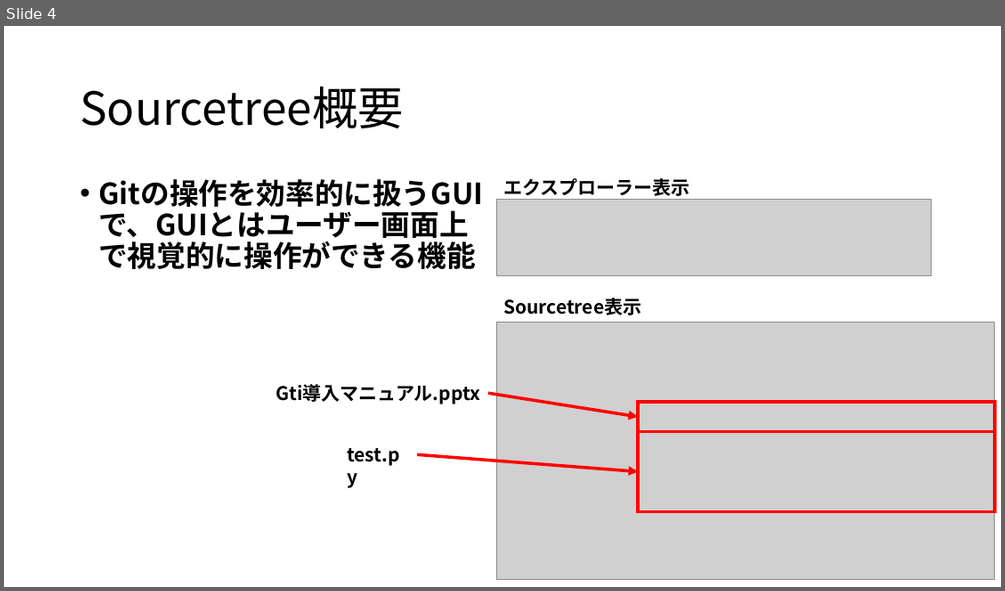
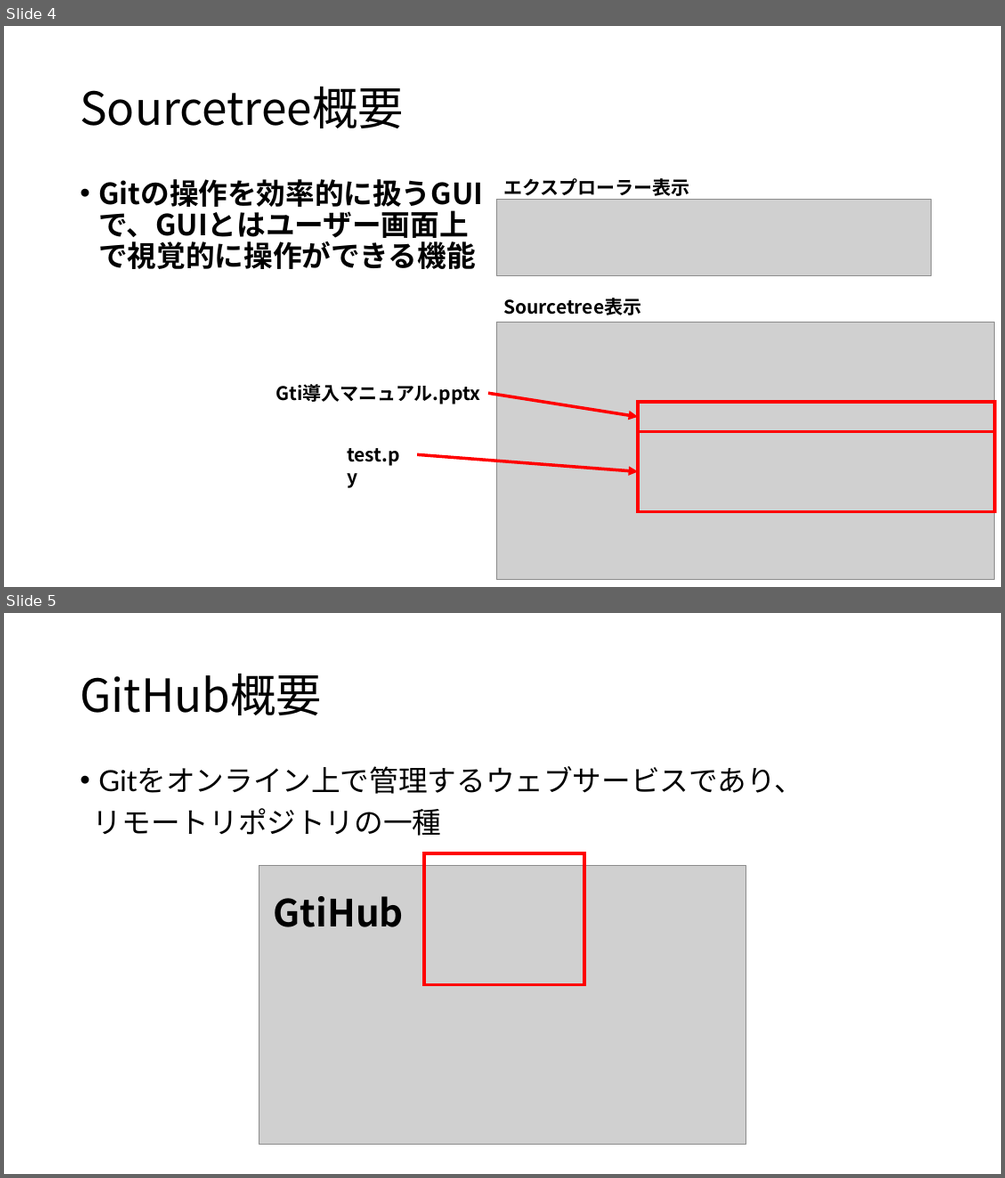
Before and after one commit to h-sasamura/test, a slide deck: Gti導入マニュアル.pptx. Shown one above the other, each under a label of ours: slide 4 before the commit, slides 4 and 5 after it. The pictures are 1005x591 and 1005x1178 pixels, drawn with LibreOffice and Linux fonts; fonts in the diff are those of the drawing; grey boxes stand for pictures. Boxes give left, top, right and bottom in pixels: in the first picture for what was removed or moved away, otherwise in the second. Text is boxed around its words. In the diff, an @@ line names an element or a change of style, - is before the commit and + after.

Commit message:
GitHub概要追加

```diff
--- a/Gti導入マニュアル.pptx
+++ b/Gti導入マニュアル.pptx
@@ slide 5 added at box(4, 613, 1001, 1174), background #FFFFFF @@
@@ title added at box(80, 674, 322, 715), 44 pt, text #000000 @@
+GitHub概要
@@ text added at box(93, 766, 803, 835), 28 pt, text #000000 @@
+• Gitをオンライン上で管理するウェブサービスであり、
+リモートリポジトリの一種
@@ picture added at box(259, 865, 745, 1144) @@
@@ rectangle added at box(424, 853, 584, 985), outline #FF0000 3 pt @@
@@ text added at box(274, 896, 404, 927), 36 pt, text #000000, bold @@
+GtiHub
```
Also in this commit, not shown: 1 slide changed.
